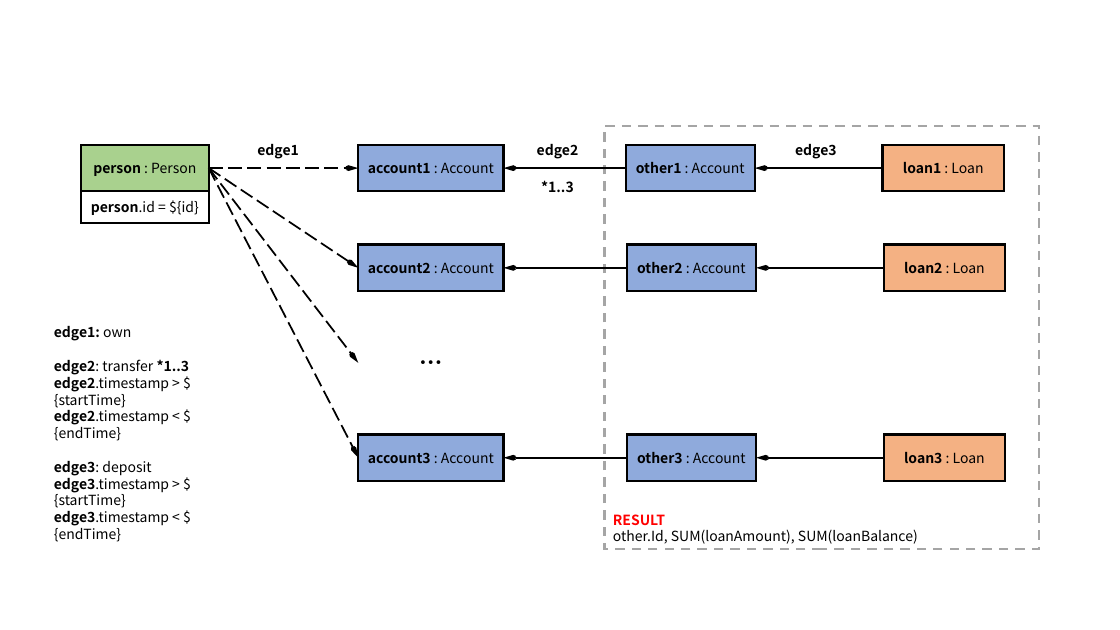
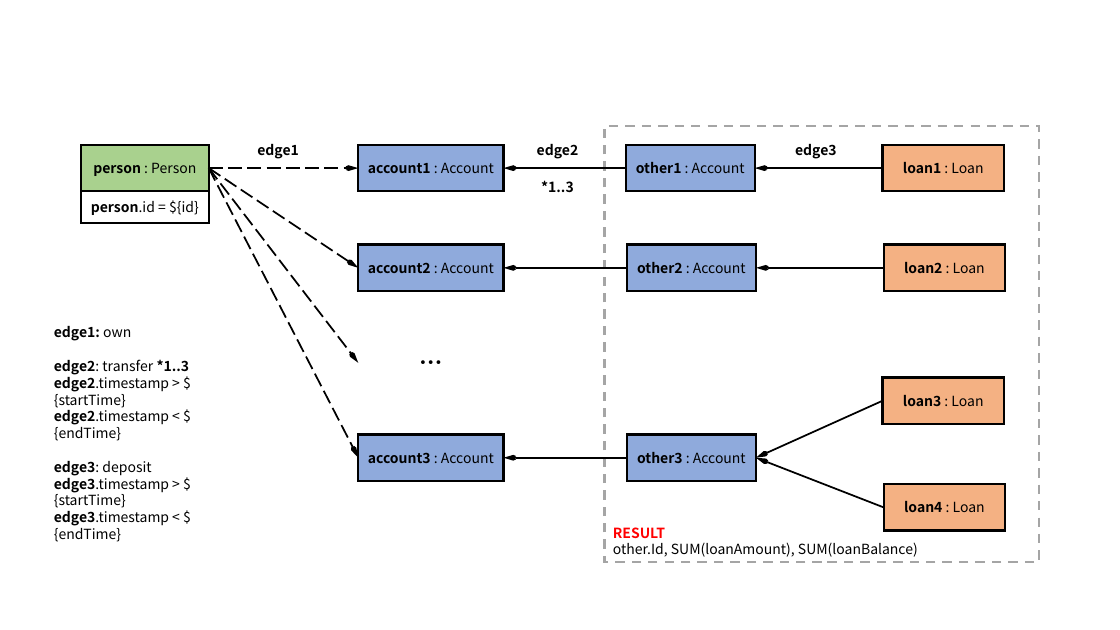
Before and after one commit to ldbc/ldbc_finbench_docs, a slide deck: slide 2 of patterns/transaction-complex-read.pptx. Drawn at 1120x630 pixels with LibreOffice and Linux fonts; fonts in the diff are those of the drawing. Boxes give left, top, right and bottom in pixels: in the first picture for what was removed or moved away, otherwise in the second. Text is boxed around its words. In the diff, an @@ line names an element or a change of style, - is before the commit and + after.

```diff
--- a/patterns/transaction-complex-read.pptx
+++ b/patterns/transaction-complex-read.pptx
@@ rectangle "RESULT": place and size @@
-rectangle "RESULT" at bbox=[605, 126, 1039, 549]
+rectangle "RESULT" at bbox=[605, 126, 1039, 562]
@@ rectangle "loan3 : Loan": place and size @@
-rectangle "loan3 : Loan" at bbox=[884, 434, 1005, 481]
+rectangle "loan3 : Loan" at bbox=[883, 377, 1004, 423]
@@ arrow moved from (756, 458) - (884, 458) to (756, 458) - (883, 401) @@
@@ arrow added from (884, 507) to (756, 458), #000000 1.5 pt @@
@@ rectangle added at bbox=[884, 484, 1005, 530], fill #F4B183, outline #000000 2 pt, 12 pt, text #000000, bold @@
+loan4 : Loan
```
Also in this commit, not shown: 1 other slide changed, 4 other files.
